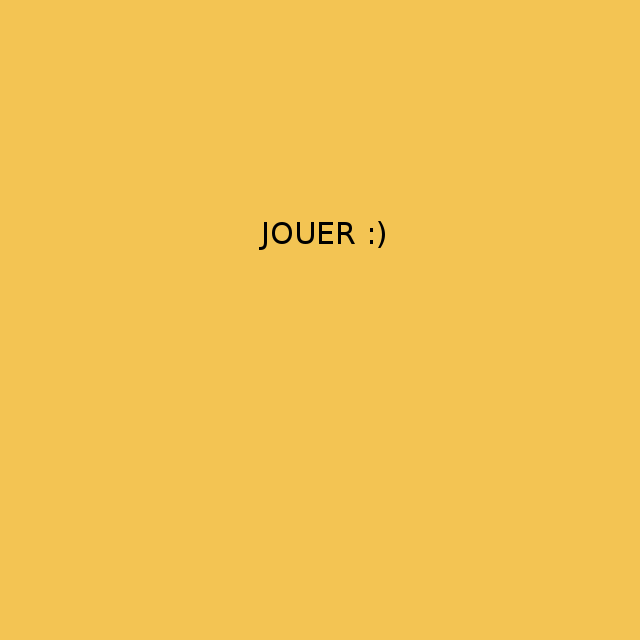
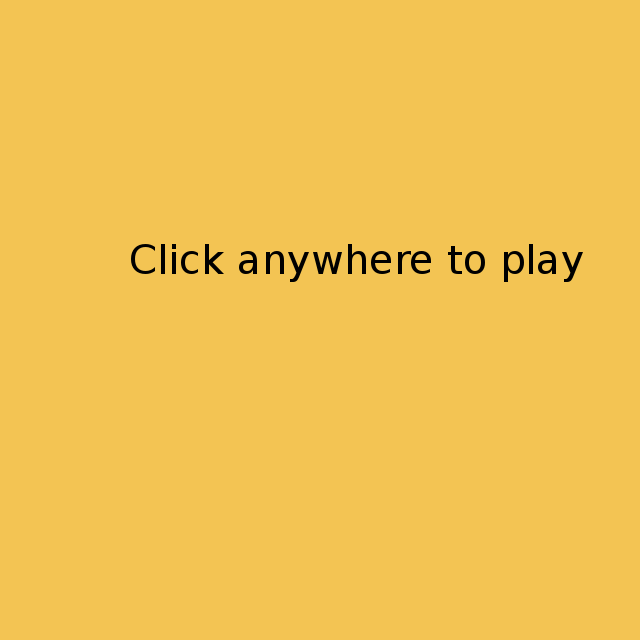
Revision of a layered 640px x 640px image; what changed, layer by layer:
painted on "Arrière-plan" over [131, 221, 583, 282]
